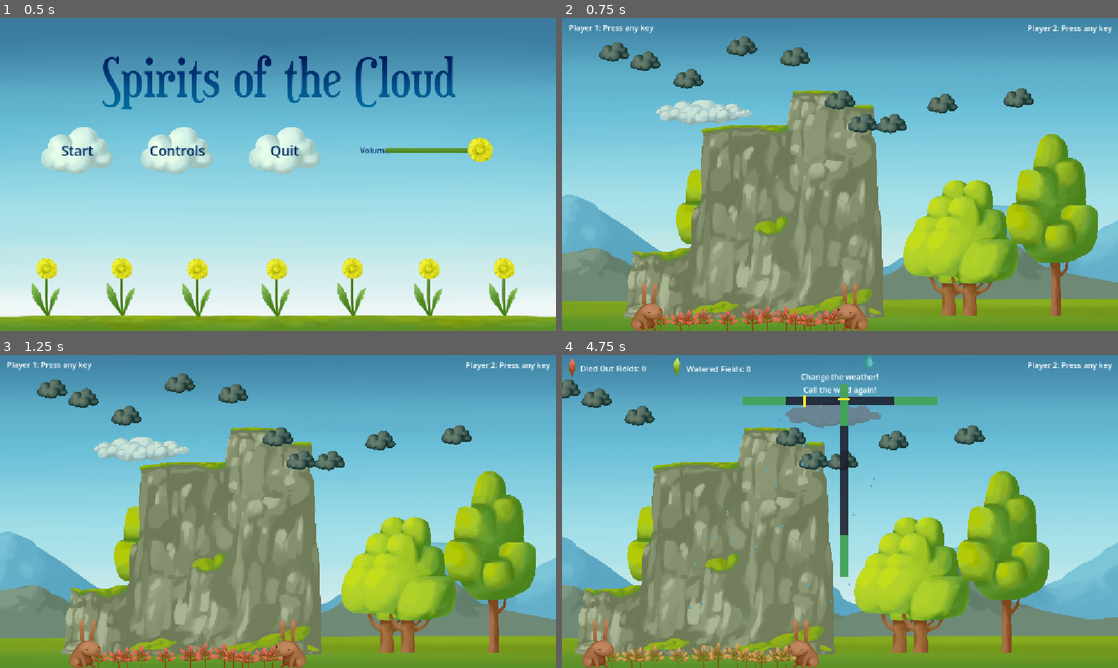
Above: before the commit, frames 1-4 (two rows, left to right).
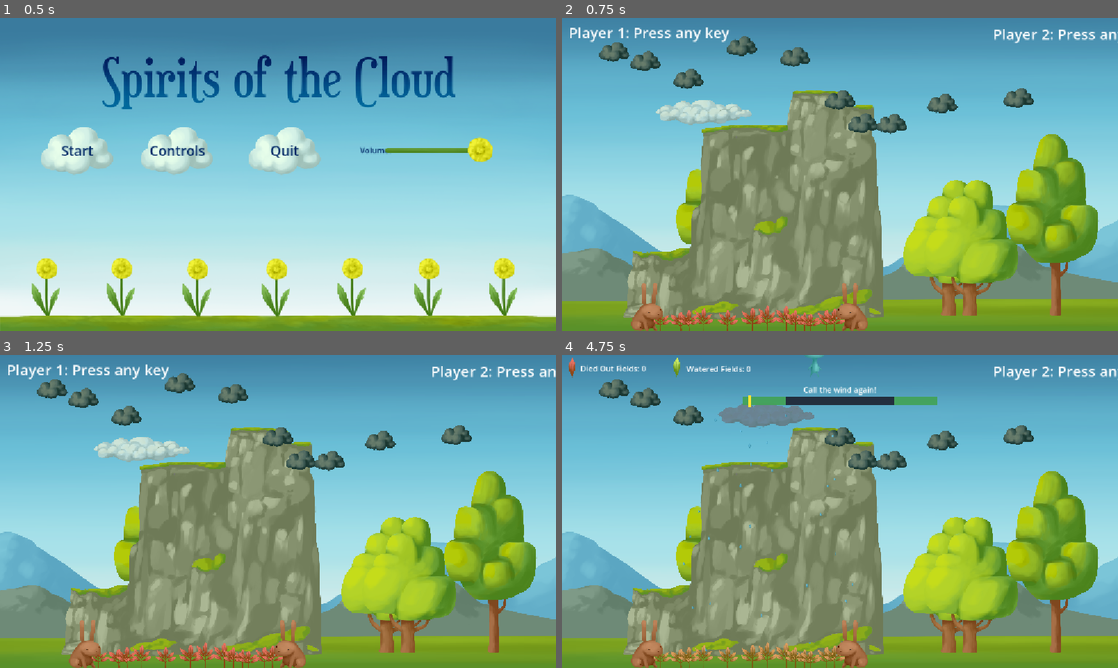
Above: after the commit, the same moments.

Repository: savenger/spirits-of-the-cloud
Game: Godot game, scene res://main.tscn
Same seed, same stepped clock (60 frames per second), same inputs: the game is played once before the commit and once after it.
Inputs:
- Up to frame 1 (0.5 s): no input
- Up to frame 2 (0.75 s): click "Start" at 0.5 s
- Up to frame 3 (1.25 s): no input
- Up to frame 4 (4.75 s): tap Enter every 0.75 s from 1.25 to 4.25 s; hold Q (call_wind) 1.28-2.03 s; hold D (move_right) 1.28-2.78 s; tap Space (jump) at 1.52, 2.27, 3.77, 4.52 s; tap E (influence_weather) at 1.55, 2.1, 3.05, 3.6, 4.55 s; tap Q (call_wind) at 2.3, 3.8 s; hold A (move_left) 2.78-3.53 s; hold Q (call_wind) 2.78-3.53 s; hold D (move_right) from 3.53 s (still down); hold Q (call_wind) from 4.28 s (still down)

Frame 1 is identical in both runs. In frame 2, 1.0% of the frame differs, in the area x 1-100%, y 2-8%; in frame 3, 1.1%; in frame 4, 40%, in the area x 0-100%, y 0-100%.

Commit message:
small fixes

Diff:
--- a/HUD/HUD.tscn
+++ b/HUD/HUD.tscn
@@ -8,6 +8,67 @@
 shader = ExtResource("2_ja1d4")
 shader_parameter/tint_strength = 1.0
 
+[sub_resource type="Animation" id="Animation_ja1d4"]
+length = 0.001
+tracks/0/type = "value"
+tracks/0/imported = false
+tracks/0/enabled = true
+tracks/0/path = NodePath("lblPlayer1:scale")
+tracks/0/interp = 1
+tracks/0/loop_wrap = true
+tracks/0/keys = {
+"times": PackedFloat32Array(0),
+"transitions": PackedFloat32Array(1),
+"update": 0,
+"values": [Vector2(1, 1)]
+}
+tracks/1/type = "value"
+tracks/1/imported = false
+tracks/1/enabled = true
+tracks/1/path = NodePath("lblPlayer2:scale")
+tracks/1/interp = 1
+tracks/1/loop_wrap = true
+tracks/1/keys = {
+"times": PackedFloat32Array(0),
+"transitions": PackedFloat32Array(1),
+"update": 0,
+"values": [Vector2(1, 1)]
+}
+
+[sub_resource type="Animation" id="Animation_amwvk"]
+resource_name = "player_info"
+loop_mode = 1
+tracks/0/type = "value"
+tracks/0/imported = false
+tracks/0/enabled = true
+tracks/0/path = NodePath("lblPlayer1:scale")
+tracks/0/interp = 1
+tracks/0/loop_wrap = true
+tracks/0/keys = {
+"times": PackedFloat32Array(0, 0.5, 1),
+"transitions": PackedFloat32Array(1, 1, 1),
+"update": 0,
+"values": [Vector2(1, 1), Vector2(1.04, 1.04), Vector2(1, 1)]
+}
+tracks/1/type = "value"
+tracks/1/imported = false
+tracks/1/enabled = true
+tracks/1/path = NodePath("lblPlayer2:scale")
+tracks/1/interp = 1
+tracks/1/loop_wrap = true
+tracks/1/keys = {
+"times": PackedFloat32Array(0, 0.5, 1),
+"transitions": PackedFloat32Array(1, 1, 1),
+"update": 0,
+"values": [Vector2(1, 1), Vector2(1.04, 1.04), Vector2(1, 1)]
+}
+
+[sub_resource type="AnimationLibrary" id="AnimationLibrary_aa5tu"]
+_data = {
+&"RESET": SubResource("Animation_ja1d4"),
+&"player_info": SubResource("Animation_amwvk")
+}
+
 [node name="Hud" type="CanvasLayer" unique_id=411314177]
 script = ExtResource("1_ja1d4")
 
@@ -16,13 +77,15 @@
 offset_top = 8.0
 offset_right = 189.0
 offset_bottom = 31.0
+theme_override_font_sizes/font_size = 30
 text = "Player 1: Press any key"
 
 [node name="lblPlayer2" type="Label" parent="." unique_id=148530682]
-offset_left = 964.0
-offset_top = 9.0
-offset_right = 1139.0
-offset_bottom = 32.0
+offset_left = 893.0
+offset_top = 11.0
+offset_right = 1133.0
+offset_bottom = 48.0
+theme_override_font_sizes/font_size = 30
 text = "Player 2: Press any key"
 
 [node name="Stats" type="Control" parent="." unique_id=1409381553]
@@ -58,3 +121,7 @@
 offset_right = 213.0
 offset_bottom = 39.0
 text = "Died Out Fields: 0"
+
+[node name="AnimationPlayer" type="AnimationPlayer" parent="." unique_id=1386325157]
+libraries/ = SubResource("AnimationLibrary_aa5tu")
+autoplay = &"player_info"
--- a/Menu/mainmenu.tscn
+++ b/Menu/mainmenu.tscn
@@ -112,7 +112,7 @@
 offset_bottom = 125.0
 theme = ExtResource("3_m0p0e")
 theme_override_font_sizes/font_size = 30
-text = "Instructions"
+text = "About"
 
 [node name="GameOverContainer" type="Control" parent="." unique_id=1523250738]
 visible = false
--- a/Player/player.gd
+++ b/Player/player.gd
@@ -79,25 +79,25 @@
 		velocity.y = jump_velocity
 		$AudioStreamPlayer2DJump.play()
 
-	if input.is_call_wind_just_pressed() and can_call_wind:
+	if input.is_call_wind_just_pressed() and can_call_wind and not _weather_minigame:
 		if _wind_minigame:
 			_resolve_wind_minigame()
 		else:
 			_start_wind_minigame()
 
-	if input.is_cancel_just_pressed() and _wind_minigame:
-		_wind_minigame.cancel()
-		_wind_minigame = null
-
-	if input.is_influence_weather_just_pressed() and can_influence_weather:
+	if input.is_influence_weather_just_pressed() and can_influence_weather and not _wind_minigame:
 		if _weather_minigame:
 			_resolve_weather_minigame()
 		else:
 			_start_weather_minigame()
 
-	if input.is_cancel_just_pressed() and _weather_minigame:
-		_weather_minigame.cancel()
-		_weather_minigame = null
+	if input.is_cancel_just_pressed():
+		if _weather_minigame:
+			_weather_minigame.cancel()
+			_weather_minigame = null
+		if _wind_minigame:
+			_wind_minigame.cancel()
+			_wind_minigame = null
 
 	move_and_slide()
 
--- a/global.gd
+++ b/global.gd
@@ -32,7 +32,7 @@
 const VIEW_WIDTH = 5760
 const VIEW_HEIGHT = 3240
 
-const FIELDS_LOST_MAX = 3
+const FIELDS_LOST_MAX = 5
 
 func fade_in_or_out(audio_stream_player: AudioStreamPlayer2D, duration: float = 1.0, start_db: float = -80.0, target_db: float = 0.0) -> void:
 	# Optional: Start muted or quiet before playing
